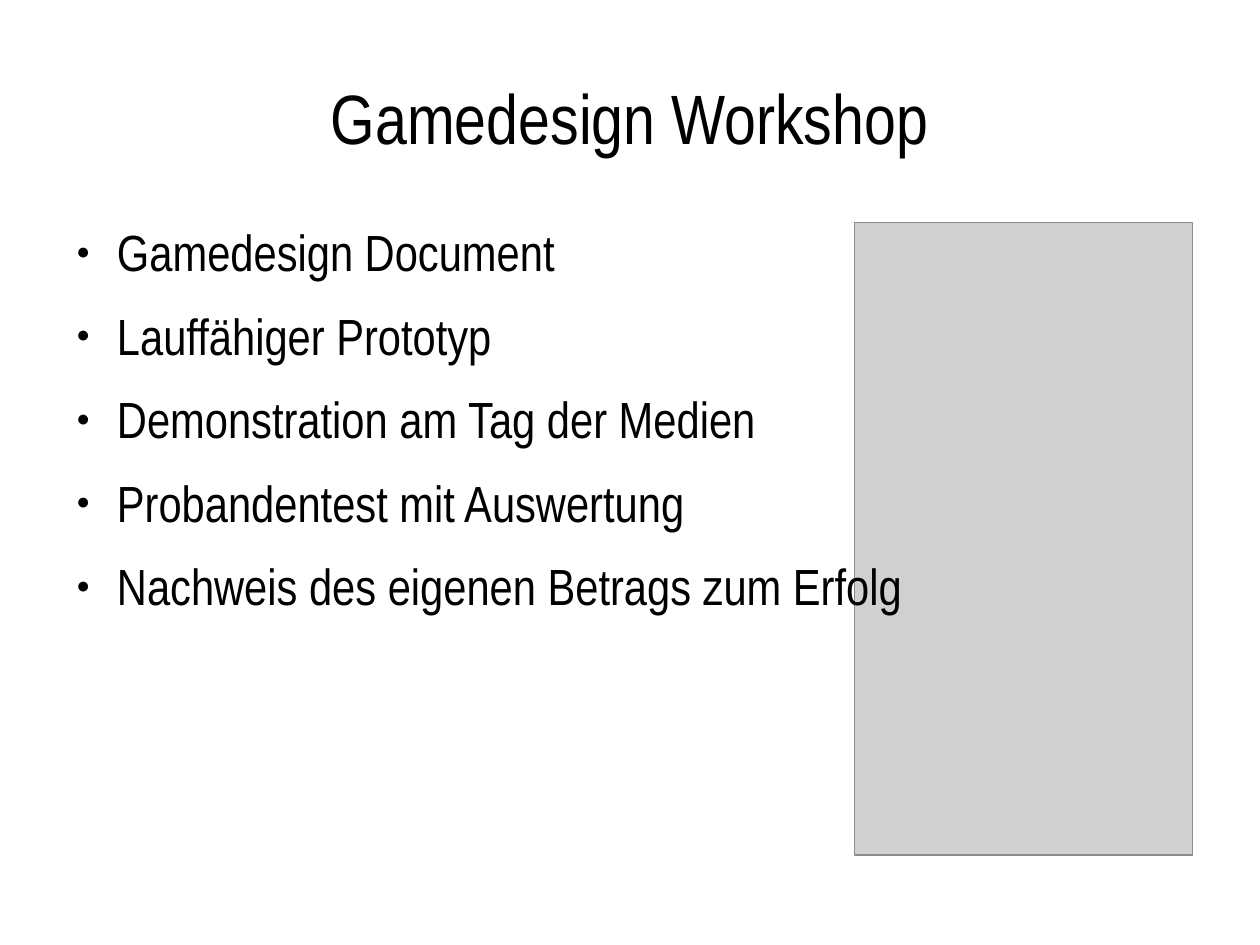
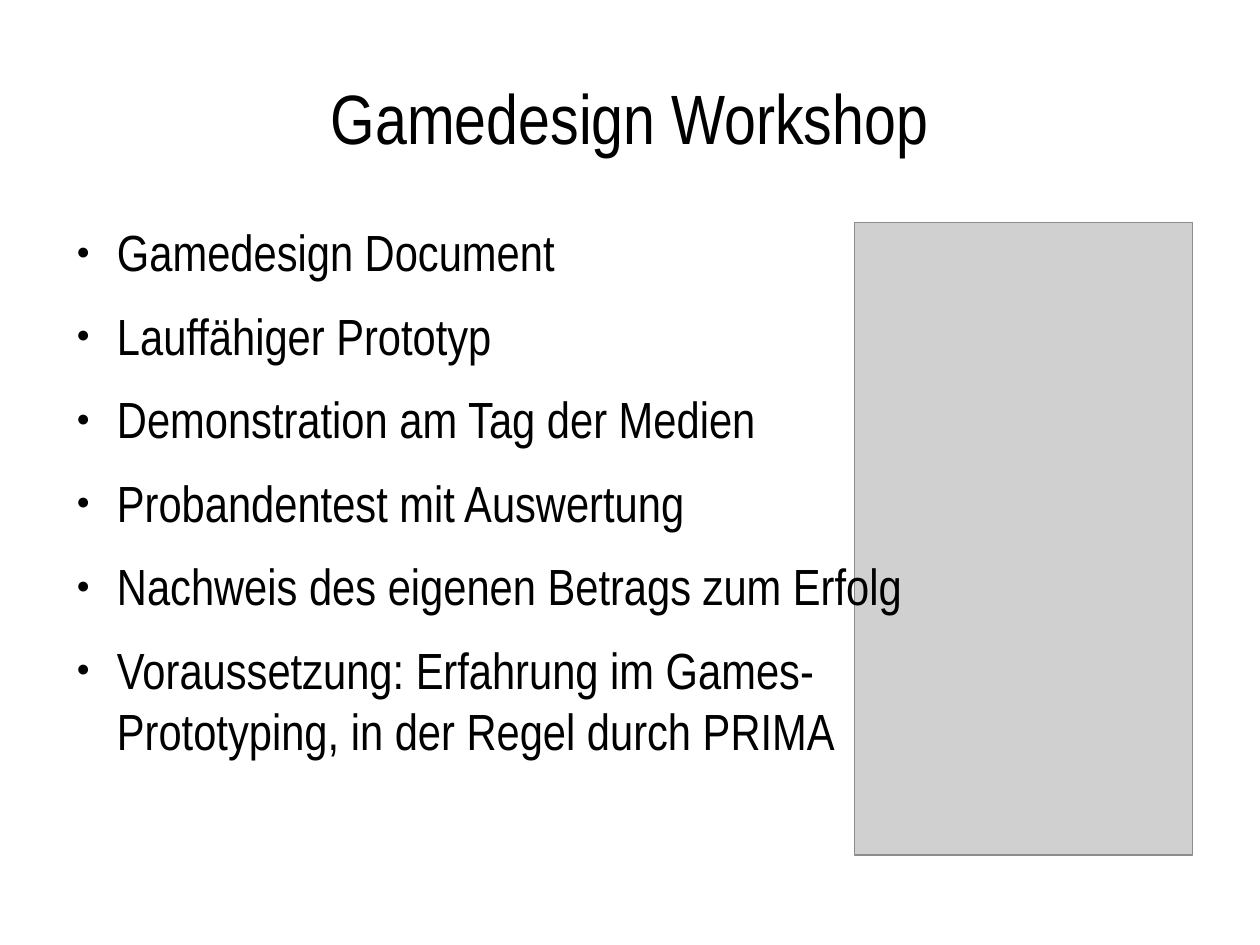
Before and after one commit to JirkaDellOro/JirkaDellOro.github.io, a slide deck: slide 7 of Prof/WPM-Vorstellung.odp. Drawn at 1260x945 pixels with LibreOffice and Linux fonts; fonts in the diff are those of the drawing; grey boxes stand for pictures; background and template pictures are left out. Boxes give left, top, right and bottom in pixels: in the first picture for what was removed or moved away, otherwise in the second. Text is boxed around its words. In the diff, an @@ line names an element or a change of style, - is before the commit and + after.

```diff
--- a/Prof/WPM-Vorstellung.odp
+++ b/Prof/WPM-Vorstellung.odp
@@ text at box(117, 652, 835, 760): paragraph added @@
+● Voraussetzung: Erfahrung im Games-
+  Prototyping, in der Regel durch PRIMA
```
Also in this commit, not shown: 1 other slide changed, 1 other file.
